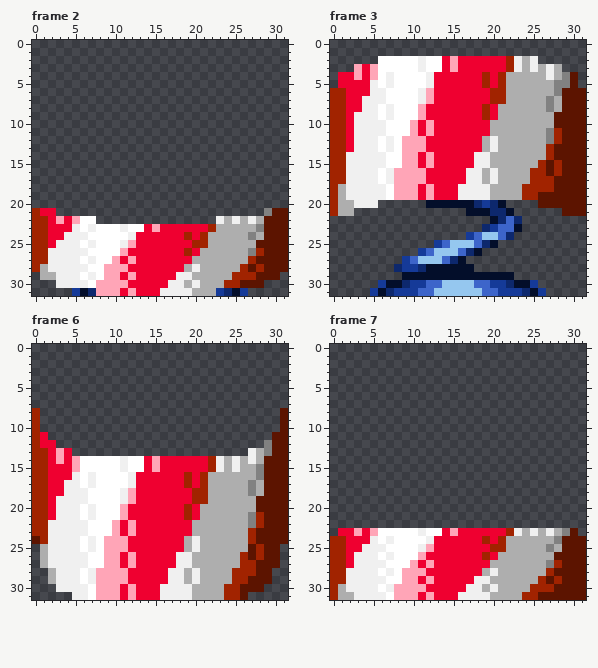
One commit to this pixel-art file: resources pengu/spring.aseprite. The first picture shows the starting point.
32x32 pixels, 8 frames. Shown: frame 2, frame 3, frame 6, frame 7. The commit also changed other frames, which this record leaves out.
The result:
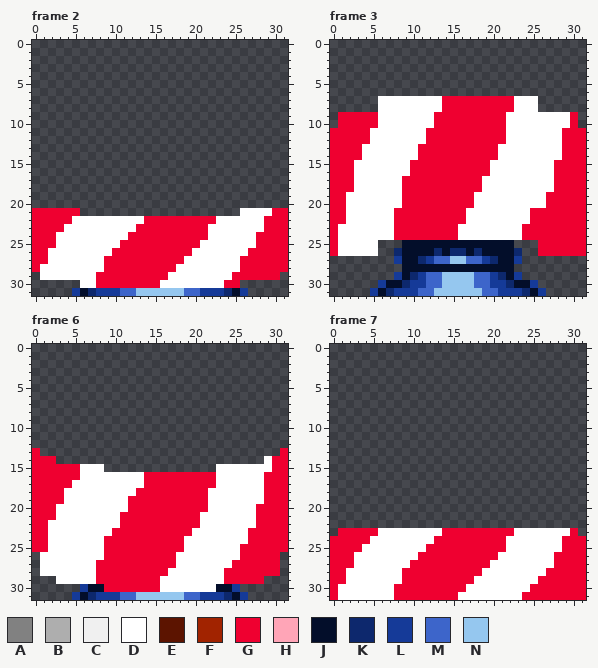
Palette (. is transparent): A #818181  B #aeaeae  C #f0f0f0  D #ffffff  E #5c1400  F #a12300  G #ef0030  H #ffa5b7  J #030e2a  K #0d286d  L #153a98  M #3d65ca  N #95c7ef
Changes in this commit:
Changed rows in their new state; - is an unchanged pixel.
Frame 2, layer "Layer 2":
first column x 0:
21 G--GGG--------------------DDDDGG
22 GG-G-D--DDDDDDGGGGGGGGGDDDDDDGGG
23 GG--DD-D---D-G-G------DDDDDDDGGG
24 GG-DDDD-----G------G-GDDDDDDGGGG
25 GG-DDD-D---GG-------GDDDDDDDGGGG
26 GGDDDDD---GG-------GDDDDDDDGGGGG
27 GGDDDD-D-GG-G------DDDDDDDGGGGGG
28 GDDDDDD--GGG------DDDDDDDDGGGGGG
29 -DDDDD-DGGG-G----DDDDDDDDGGGGGG-
30 ---...D-GGGG----DDDDDDDDGG...---
31 --------LLLMMNNNNNNMMLL---------
Frame 3, layers "Layer 2", "Layer 1":
first column x 0:
 2 ------....................------
 3 ---..........................---
 4 -..............................-
 5 -..............................-
 6 ................................
 7 ......D----DDD------GGGDDD......
 8 ......-D---DDD-----G-GGDDD......
 9 .G-GGG-D---DD------G-GDDDDDDDDG.
10 .G-GGGD---DDD-------GGDDDDDDDDG.
11 GG-GGDD---DDG-------GGDDDDDDDGGG
12 GG-GGD-D-DDD-------GGGDDDDDDDGGG
13 GG-GDD-D-DDG-------GGDDDDDDDDGGG
14 GGGGDDD--DD-G-----GGGDDDDDDDDGGG
15 GGGDDDD--DG-G-----GGDDDDDDDDGGGG
16 GGGDDD-DDDGG-----GGGDDDDDDDDGGGG
17 GGGDDD-DDGGG-----GGDDDDDDDDDGGGG
18 GGGDDDD-DGG-G---GGGDDDDDDDDDGGGG
19 GGDDDDD-DGG-G---GGDDDDDDDDDGGGGG
20 GGDDDDDDDGGGGGGGGGDDDDDDDDDGGGGG
21 GGDDDDDDGGGGGGGGGDDDDDDDDGGGGGGG
22 GGDDDDDDGGGGGGGGGDDDDDDDDGGGGGGG
23 GDDDDDDDGGGGGGGGDDDDDDDDGGGGGGGG
24 GDDDDDDDGGGGGGGGDDDDDDDDGGGGGGGG
25 GDDDDD---JJJJJJJJJJJ-JJ---GGGGGG
26 GDDDDD--KJJJJKJKKJKJJJJK--GGGGGG
27 --------LJJKLM-NNMMLKJJL--------
28 --------.JJJ------JJJJJ---------
29 --------L-KLMMNNNNMMLK-L--------
Frame 6, layer "Layer 2":
first column x 0:
 8 .------------------------------.
 9 .------------------------------.
10 .------------------------------.
11 ..----------------------------..
12 ...--------------------------...
13 G....----------------------....G
14 GG-..........................DGG
15 GG---G---..............DDDDDDDGG
16 GG---G-D----DD-----G-GGDDDDDDGGG
17 GG--GD-D----DD-----G-GGDDDDDDGGG
18 GG--DDD----DD-------GGDDDDDDDGGG
19 GG-GDDD----DG-------GGDDDDDDDGGG
20 GG-DDD-D---D-------G-GDDDDDDGGGG
21 GG-DDD-D---G-------G-DDDDDDDGGGG
22 GGDDDDD---D-G-------GDDDDDDDGGGG
23 GGDDDDD---G-G-------DDDDDDDGGGGG
24 GGDDDD-D-GGG-------DDDDDDDDGGGGG
25 GGDDDD-D-GGG-------DDDDDDDGGGGGG
26 -DDDDDD--GG-G-----DDDDDDDDGGGGG-
27 -DDDDDD-GGG-G-----DDDDDDDGGGGGG-
28 -DDDDD-DGGGG-----DDDDDDDGGGGGGG-
29 --.DDD-DGGGG----DDDDDDDDGGGGG.--
30 ---...LJJGG-G---DDDDDDDJJL...---
31 -----LJKLLLMMNNNNNNMMLLLKJL-----
Frame 7, layer "Layer 2":
first column x 0:
23 ---G-G-----D---G------GDDDDDDDG-
24 GG---D-D----D------G-GDDDDDDDGGG
25 GG--DDD----DG-------GGDDDDDDDGGG
26 GG-DDD-D---G-------G-DDDDDDDGGGG
27 GG-DDDD---G-G-------DDDDDDDDGGGG
28 GGDDDD-D-GGG-------DDDDDDDDGGGGG
29 GGDDDDD--GG-G-----DDDDDDDDGGGGGG
30 GDDDDD-DGGGG-----DDDDDDDDGGGGGGG
31 GDDDDDD-GGG-G---DDDDDDDDGGGGGGGG
Pixel boxes of the changes (left, top, right, bottom) in both pictures:
changed: (32, 208, 288, 296)
changed: (330, 56, 586, 280)
changed: (32, 408, 288, 600)
changed: (330, 528, 586, 600)
